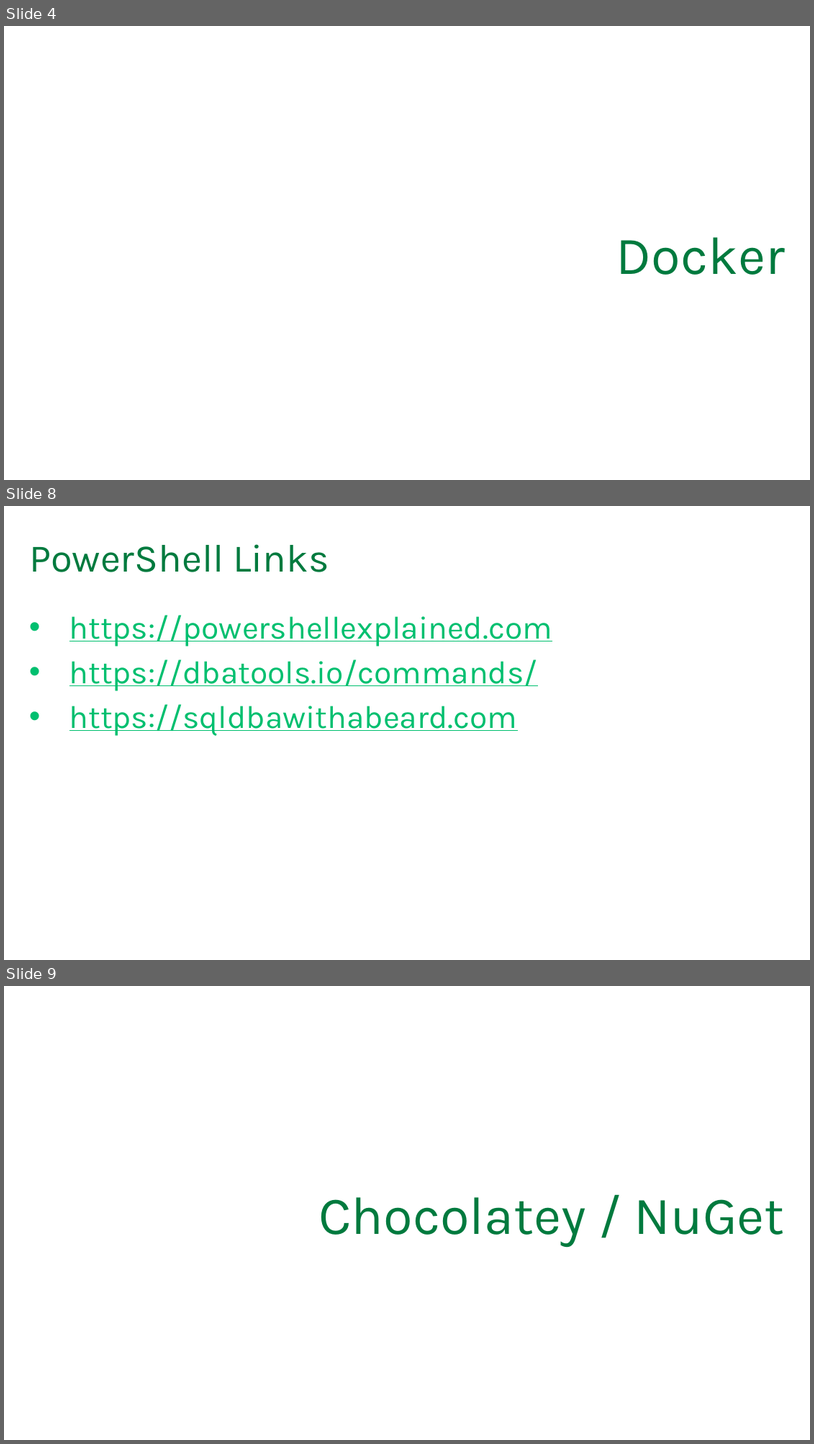
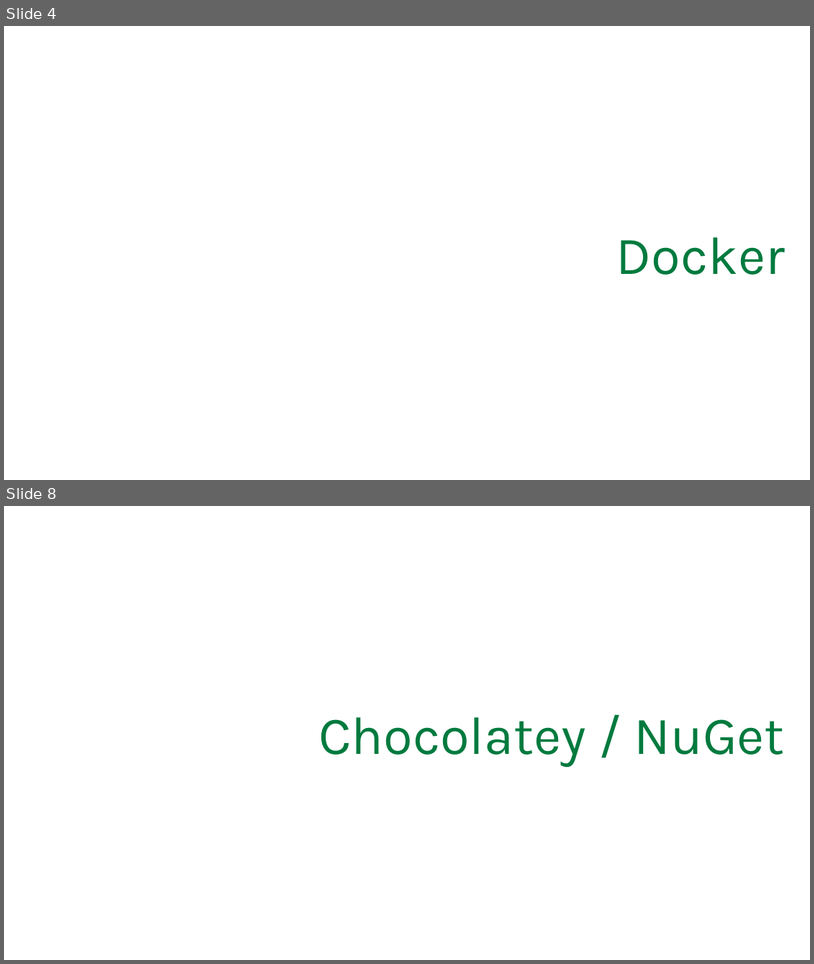
Before and after one commit to SQLPioneer/Presentations, a slide deck: Automation/EnvironmentAutomation.pptx. Shown one above the other, each under a label of ours: slides 4, 8 and 9 before the commit, slides 4 and 8 after it; the slides between them are not shown. The pictures are 814x1444 and 814x964 pixels, drawn with LibreOffice and Linux fonts; fonts in the diff are those of the drawing; background and template pictures are left out. Boxes give left, top, right and bottom in pixels: in the first picture for what was removed or moved away, otherwise in the second. Text is boxed around its words. In the diff, an @@ line names an element or a change of style, - is before the commit and + after.

Commit message:
polishing Powershell Basics file and renaming

```diff
--- a/Automation/EnvironmentAutomation.pptx
+++ b/Automation/EnvironmentAutomation.pptx
@@ slide 8 removed at <box>4,506,810,960</box>, background #FFFFFF @@
@@ title removed at <box>29,544,329,572</box> @@
-PowerShell Links
@@ text removed at <box>70,615,553,736</box> @@
-• https://powershellexplained.com
-• https://dbatools.io/commands/
-• https://sqldbawithabeard.com
@@ what was slide 9 is now slide 8 @@
```
Also in this commit, not shown: 3 slides changed, 4 slides added, 4 other slides removed, 4 other files.
